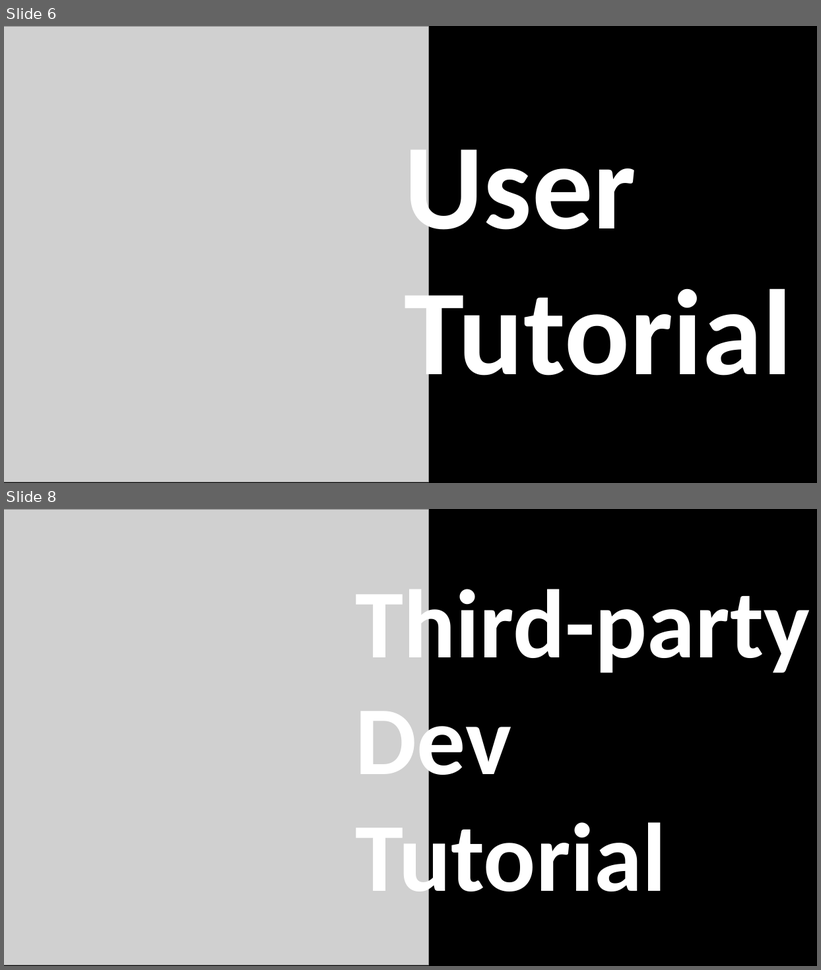
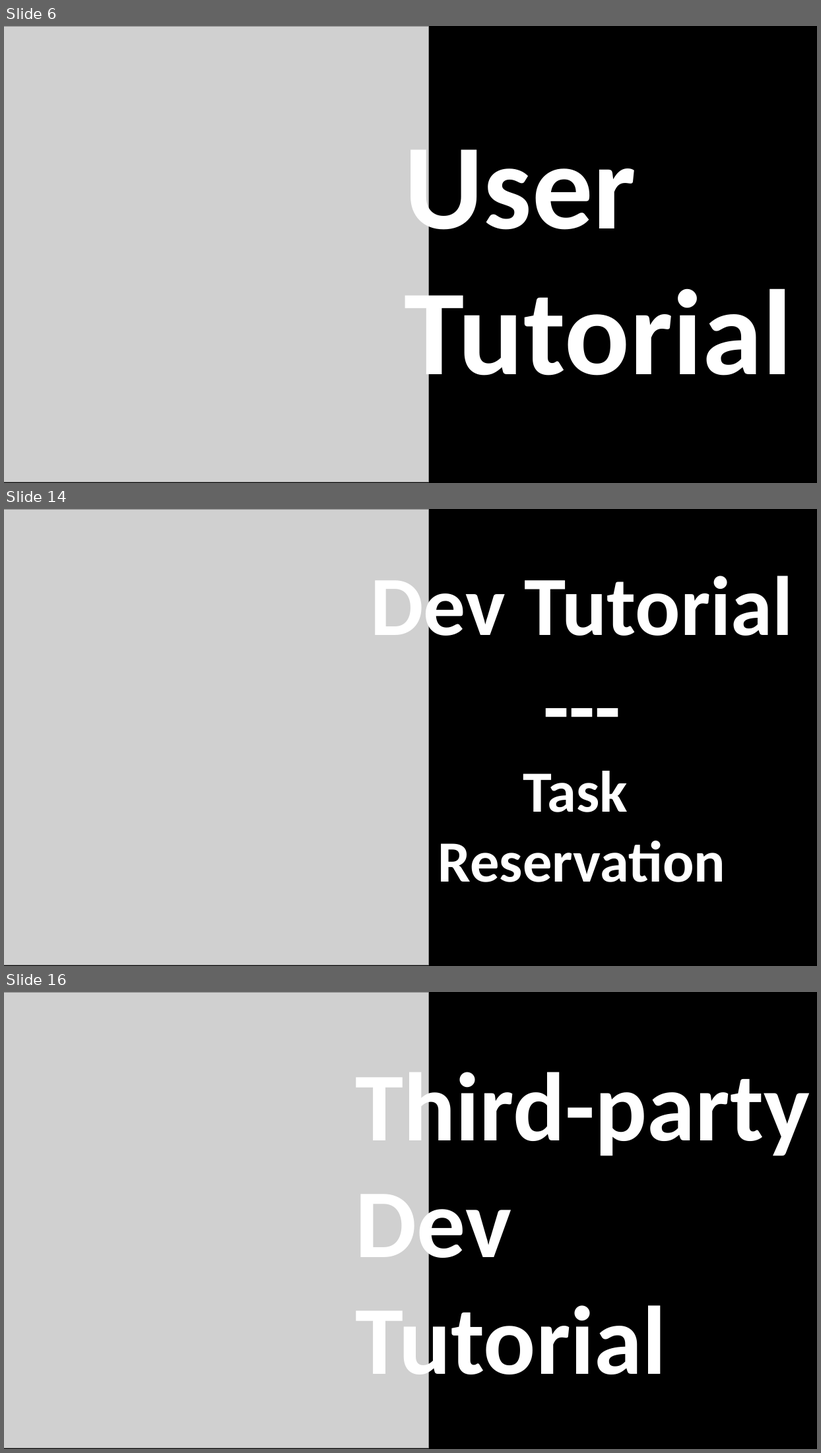
Before and after one commit to MiniGameWorlds/MiniGameWorld, a slide deck: resources/MiniGameWorld.pptx. Shown one above the other, each under a label of ours: slides 6 and 8 before the commit, slides 6, 14 and 16 after it; the slides between them are not shown. The pictures are 821x970 and 821x1453 pixels, drawn with LibreOffice and Linux fonts; fonts in the diff are those of the drawing; grey boxes stand for pictures. Boxes give left, top, right and bottom in pixels: in the first picture for what was removed or moved away, otherwise in the second. Text is boxed around its words. In the diff, an @@ line names an element or a change of style, - is before the commit and + after.

```diff
--- a/resources/MiniGameWorld.pptx
+++ b/resources/MiniGameWorld.pptx
@@ slide 14 added at box(4, 509, 817, 966), background #000000 @@
@@ picture added at box(4, 509, 428, 966) @@
@@ text added at box(370, 565, 793, 883), 138 pt, text #FFFFFF, bold @@
+Dev Tutorial
+---
+Task
+Reservation
@@ what was slide 8 is now slide 16 @@
```
Also in this commit, not shown: 8 other slides added, 1 slide removed, 3 other files.
